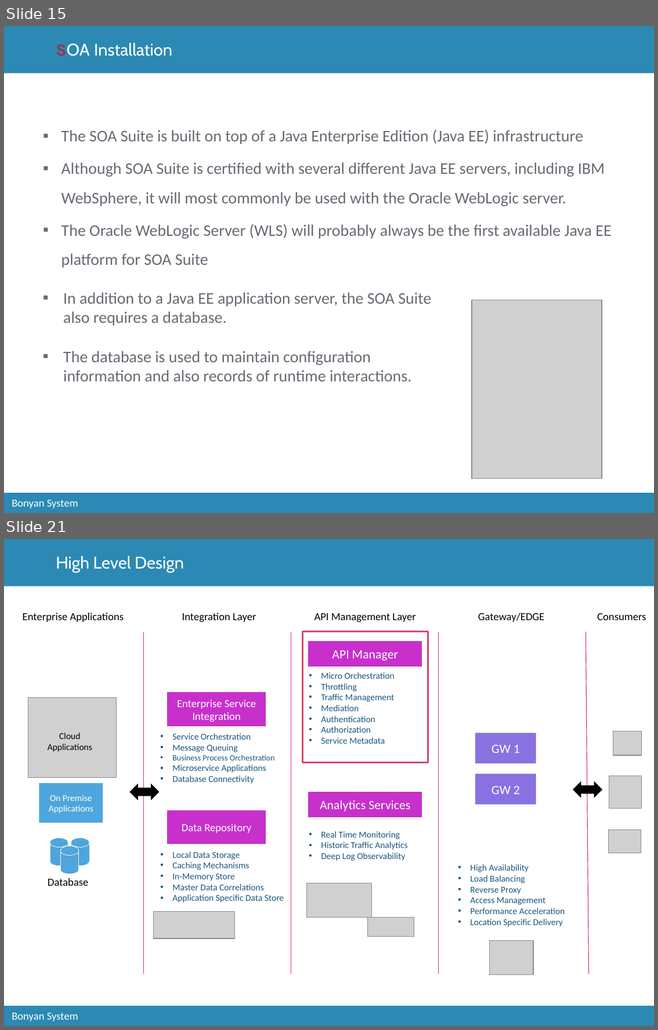
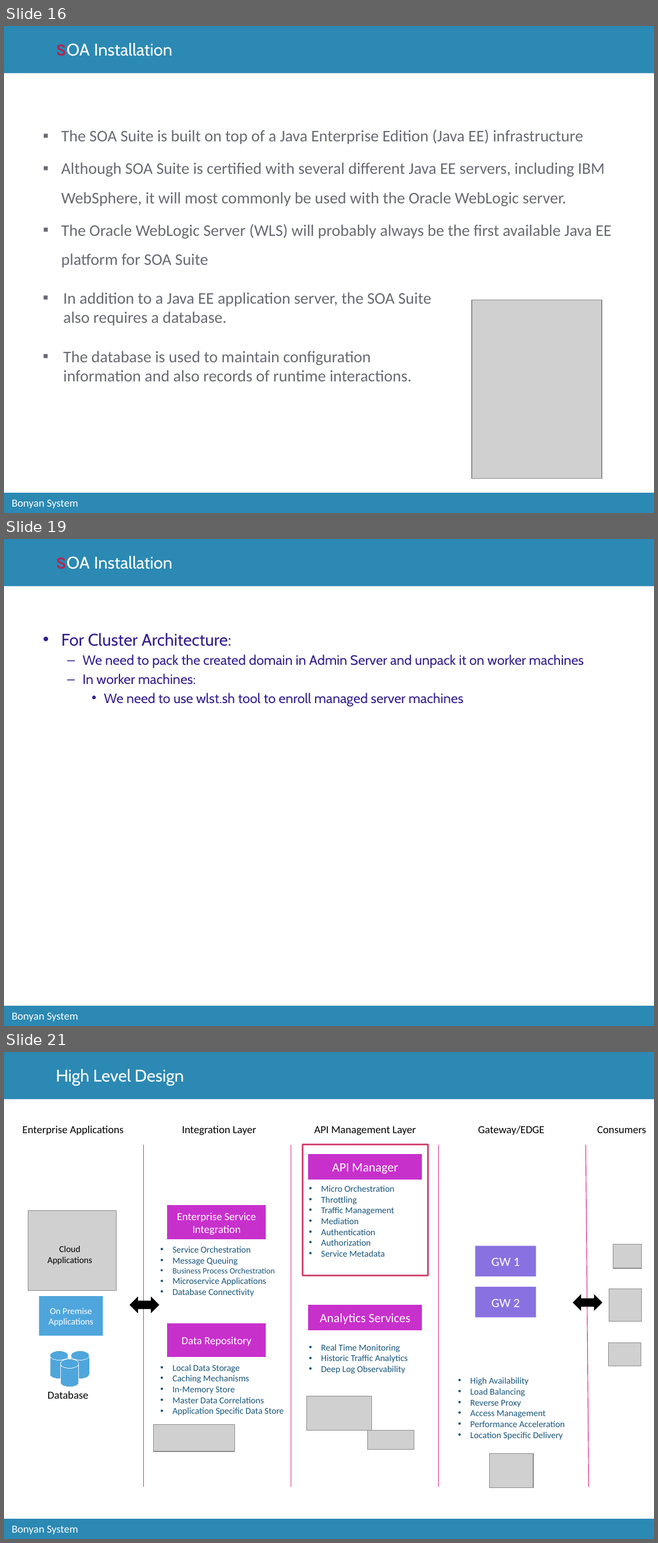
Before and after one commit to catcry/soaTraining, a slide deck: Presentation/soaTrainingPresentation.pptx. Shown one above the other, each under a label of ours: slides 15 and 21 before the commit, slides 16, 19 and 21 after it; the slides between them are not shown. The pictures are 658x1030 and 658x1543 pixels, drawn with LibreOffice and Linux fonts; fonts in the diff are those of the drawing; grey boxes stand for pictures; background and template pictures are left out. Boxes give left, top, right and bottom in pixels: in the first picture for what was removed or moved away, otherwise in the second. Text is boxed around its words. In the diff, an @@ line names an element or a change of style, - is before the commit and + after.

```diff
--- a/Presentation/soaTrainingPresentation.pptx
+++ b/Presentation/soaTrainingPresentation.pptx
@@ slide 19 added at (x1=4, y1=539, x2=654, y2=1026), background #FFFFFF; not listed: 3 template elements that a slide beside it also shows @@
@@ title added at (x1=56, y1=556, x2=172, y2=569), 18.8 pt, text #FFFFFF @@
+SOA Installation
@@ text added at (x1=61, y1=633, x2=583, y2=707), 15 pt, text #351D8C @@
+• For Cluster Architecture:
+  – We need to pack the created domain in Admin Server and unpack it on worker machines
+  – In worker machines:
+    • We need to use wlst.sh tool to enroll managed server machines
@@ what was slide 15 is now slide 16 @@
```
Also in this commit, not shown: 3 slides changed, 1 slide removed, 1 other file.
